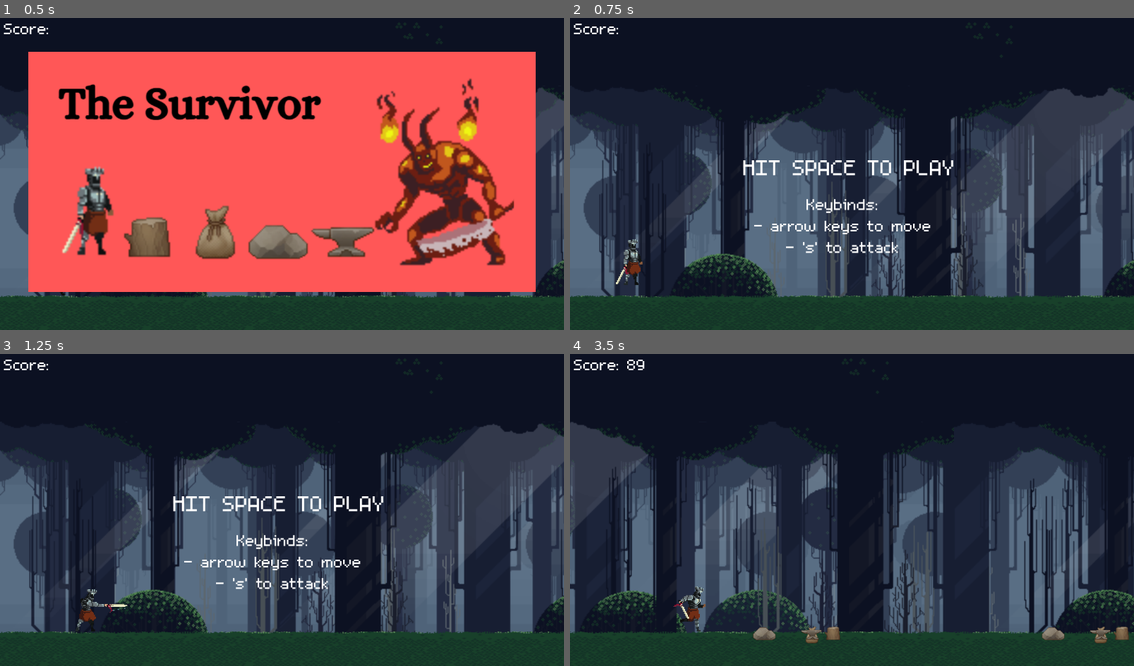
Above: before the commit, frames 1-4 (two rows, left to right).
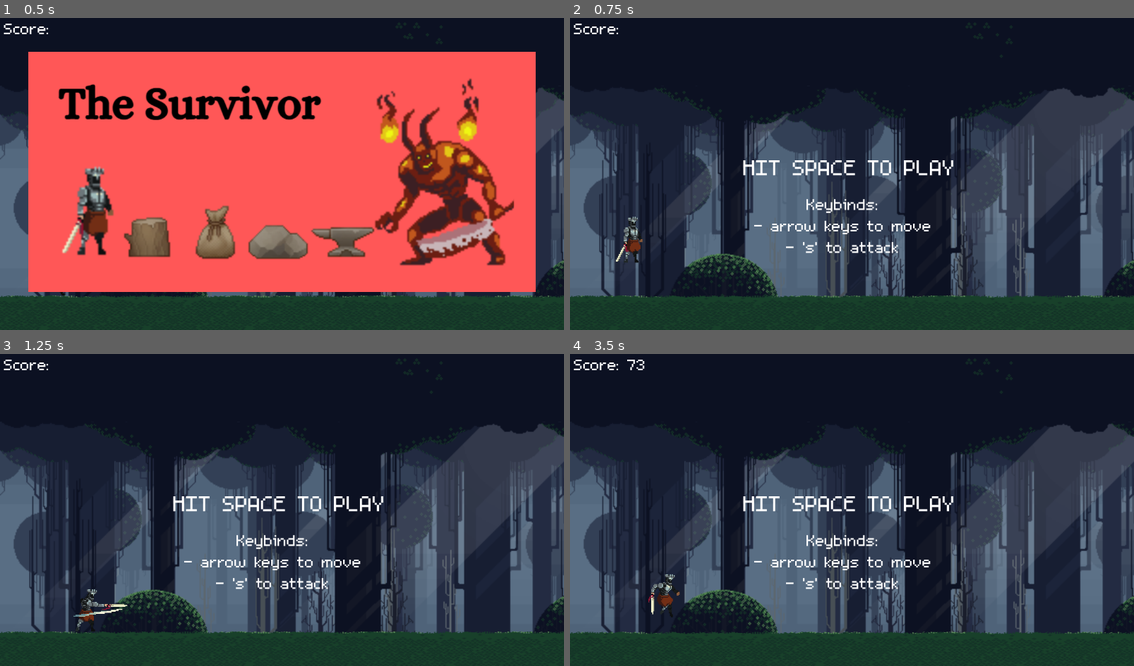
Above: after the commit, the same moments.

Repository: Takhar42/Final_GameSurvivor
Game: Godot game, scene res://Scenes/world.tscn
Two runs of this game, one before a commit and one after it. Both use one fixed random seed, a clock stepped at 60 frames per second and the inputs below.
Inputs:
- Up to frame 1 (0.5 s): no input
- Up to frame 2 (0.75 s): tap Enter (ui_accept) at 0.5 s; hold Right (ui_right) from 0.53 s (still down); hold S (sword) from 0.53 s (still down)
- Up to frame 3 (1.25 s): keep holding Right (ui_right); keep holding S (sword); tap Up (jump) at 0.77 s
- Up to frame 4 (3.5 s): tap Space at 1.25 s; release S (sword) at 1.28 s; tap S (sword) at 1.35, 2.85 s; tap Up (jump) at 1.52, 3.02 s; release Right (ui_right) at 2.03 s; hold Left (ui_left) 2.03-2.78 s; hold S (sword) 2.03-2.78 s; hold Right (ui_right) from 2.78 s (still down)

Frame 1 is identical in both runs. In frame 2, 0.5% of the frame differs, in the area x 8-13%, y 63-86%; in frame 3, less than 0.1%; in frame 4, 39%, in the area x 0-100%, y 1-93%.

Commit message:
fixed obstacles, collisions, and game speed

Diff:
--- /dev/null
+++ b/Scenes/anvil.tscn
@@ -0,0 +1,14 @@
+[gd_scene load_steps=2 format=3 uid="uid://pgyxpwms1adx"]
+
+[ext_resource type="Texture2D" uid="uid://dbfaheqr8rty7" path="res://assets/obstacles/Texture/anvil.png" id="1_0a4ya"]
+
+[node name="Anvil" type="Area2D"]
+
+[node name="Sprite2D" type="Sprite2D" parent="."]
+texture_filter = 1
+position = Vector2(96, -16)
+texture = ExtResource("1_0a4ya")
+
+[node name="CollisionPolygon2D" type="CollisionPolygon2D" parent="."]
+position = Vector2(96, -16)
+polygon = PackedVector2Array(-9, -10, -9, -9, -21, -9, -21, -8, -22, -8, -22, -7, -21, -7, -21, -6, -20, -6, -20, -5, -19, -5, -19, -4, -17, -4, -17, -3, -14, -3, -14, -2, -8, -2, -8, -1, -6, -1, -6, 0, -5, 0, -5, 2, -4, 2, -4, 4, -6, 4, -6, 5, -8, 5, -8, 6, -10, 6, -10, 7, -11, 7, -11, 10, 14, 10, 14, 7, 13, 7, 13, 6, 11, 6, 11, 5, 9, 5, 9, 4, 7, 4, 7, -1, 9, -1, 9, -2, 11, -2, 11, -3, 13, -3, 13, -4, 15, -4, 15, -5, 17, -5, 17, -6, 19, -6, 19, -7, 20, -7, 20, -9, 19, -9, 19, -10)
--- a/Scenes/player.tscn
+++ b/Scenes/player.tscn
@@ -419,13 +419,11 @@
 shape = SubResource("RectangleShape2D_yqw30")
 
 [node name="CollisionShape2D" type="CollisionShape2D" parent="."]
-visible = false
 position = Vector2(0, 16)
 scale = Vector2(2, 2)
 shape = SubResource("RectangleShape2D_ko6eh")
 
 [node name="SlideCollisionShape2D" type="CollisionShape2D" parent="."]
-visible = false
 position = Vector2(8, 47.875)
 scale = Vector2(2, 2)
 shape = SubResource("RectangleShape2D_lj6je")
--- /dev/null
+++ b/Scenes/rock.tscn
@@ -0,0 +1,15 @@
+[gd_scene load_steps=2 format=3 uid="uid://07laqknpqptl"]
+
+[ext_resource type="Texture2D" uid="uid://bmxji3s8cdrfc" path="res://assets/obstacles/Texture/rock.png" id="1_h1ibk"]
+
+[node name="Rock" type="Area2D"]
+
+[node name="Sprite2D" type="Sprite2D" parent="."]
+texture_filter = 1
+position = Vector2(0, -16)
+texture = ExtResource("1_h1ibk")
+
+[node name="CollisionPolygon2D" type="CollisionPolygon2D" parent="."]
+position = Vector2(0, -16)
+scale = Vector2(1.04167, 0.847458)
+polygon = PackedVector2Array(5.5, -17.5, -12.5, -17.5, -12.5, -16.3, -24, -4, -24, 0, -24, 8, -22.5, 11.4, -20, 12, -16, 12, 16, 12, 24, 8, 24, 4, 24, 0, 16.5, -10.4, 12, -12, 9.3, -12.5, 5.5, -16.3)
--- /dev/null
+++ b/Scenes/sack.tscn
@@ -0,0 +1,14 @@
+[gd_scene load_steps=2 format=3 uid="uid://bbg2hxqlastkt"]
+
+[ext_resource type="Texture2D" uid="uid://djve520pymkoj" path="res://assets/obstacles/Texture/sack.png" id="1_i04g2"]
+
+[node name="Sack" type="Area2D"]
+
+[node name="Sprite2D" type="Sprite2D" parent="."]
+texture_filter = 1
+position = Vector2(51, -24)
+texture = ExtResource("1_i04g2")
+
+[node name="CollisionPolygon2D" type="CollisionPolygon2D" parent="."]
+position = Vector2(51, -24)
+polygon = PackedVector2Array(4.5, -16.5, 4.5, -15.5, 3.5, -15.5, 3.5, -14.5, 1.5, -14.5, 1.5, -13.5, -3.5, -13.5, -3.5, -14.5, -6.5, -14.5, -6.5, -11.5, -5.5, -11.5, -5.5, -9.5, -4.5, -9.5, -4.5, -7.5, -5.5, -7.5, -5.5, -6.5, -4.5, -6.5, -4.5, -4.5, -5.5, -4.5, -5.5, -3.5, -6.5, -3.5, -6.5, -2.5, -7.5, -2.5, -7.5, -1.5, -8.5, -1.5, -8.5, 0.5, -9.5, 0.5, -9.5, 2.5, -10.5, 2.5, -10.5, 5.5, -11.5, 5.5, -11.5, 9.5, -12.5, 9.5, -12.5, 14.5, -11.5, 14.5, -11.5, 15.5, -10.5, 15.5, -10.5, 16.5, -8.5, 16.5, -8.5, 17.5, 8.5, 17.5, 8.5, 16.5, 10.5, 16.5, 10.5, 15.5, 11.5, 15.5, 11.5, 14.5, 12.5, 14.5, 12.5, 6.5, 11.5, 6.5, 11.5, 2.5, 10.5, 2.5, 10.5, 0.5, 9.5, 0.5, 9.5, -1.5, 8.5, -1.5, 8.5, -3.5, 7.5, -3.5, 7.5, -4.5, 6.5, -4.5, 6.5, -5.5, 5.5, -5.5, 5.5, -6.5, 6.5, -6.5, 6.5, -8.5, 5.5, -8.5, 5.5, -9.5, 6.5, -9.5, 6.5, -11.5, 7.5, -11.5, 7.5, -13.5, 8.5, -13.5, 8.5, -16.5)
--- /dev/null
+++ b/Scenes/tree.tscn
@@ -0,0 +1,14 @@
+[gd_scene load_steps=2 format=3 uid="uid://dk57s6t0ctgs7"]
+
+[ext_resource type="Texture2D" uid="uid://pmkpcqoldjy7" path="res://assets/obstacles/Texture/tree_stump.png" id="1_2wyy8"]
+
+[node name="tree" type="Area2D"]
+
+[node name="Sprite2D" type="Sprite2D" parent="."]
+texture_filter = 1
+position = Vector2(138, -20)
+texture = ExtResource("1_2wyy8")
+
+[node name="CollisionPolygon2D" type="CollisionPolygon2D" parent="."]
+position = Vector2(139, -19)
+polygon = PackedVector2Array(-1.5, -13.5, -1.5, -12.5, -8.5, -12.5, -8.5, -11.5, -10.5, -11.5, -10.5, -10.5, -11.5, -10.5, -11.5, -1.5, -13.5, -1.5, -13.5, -2.5, -16.5, -2.5, -16.5, 0.5, -15.5, 0.5, -15.5, 1.5, -14.5, 1.5, -14.5, 2.5, -13.5, 2.5, -13.5, 4.5, -12.5, 4.5, -12.5, 8.5, -13.5, 8.5, -13.5, 13.5, 14.5, 13.5, 14.5, 3.5, 13.5, 3.5, 13.5, -4.5, 12.5, -4.5, 12.5, -11.5, 11.5, -11.5, 11.5, -12.5, 9.5, -12.5, 9.5, -13.5)
--- a/Scripts/player.gd
+++ b/Scripts/player.gd
@@ -1,7 +1,7 @@
 extends CharacterBody2D
 
 @export var MOVE_SPEED: float = 100.0
-@export var JUMP_VELOCITY: float = -300.0
+@export var JUMP_VELOCITY: float = -500.0
 @export var HEALTH: float = 100
 
 @onready var sword = $sword
--- a/Scripts/world.gd
+++ b/Scripts/world.gd
@@ -2,9 +2,14 @@
 extends Node
 
 @export var boss_scene = preload("res://Scenes/boss.tscn")
+var tree_scene = preload("res://scenes/tree.tscn")
+var rock_scene = preload("res://scenes/rock.tscn")
+var sack_scene = preload("res://scenes/sack.tscn")
+var anvil_scene = preload("res://scenes/anvil.tscn")
 
-const DINO_START_POS := Vector2i(150, 485)
+const PLAYER_START_POS := Vector2i(150, 485)
 const CAM_START_POS := Vector2i(576, 324)
+const GND_START_POS := Vector2i(0, 585)
 const START_SPEED : float = 10
 const MAX_SPEED : int = 100
 enum CutsceneType { INTRO, BOSS }  # Add enum for cutscene types
@@ -14,7 +19,6 @@
 @onready var camera = $Camera2D
 @onready var boss = $Boss
 @onready var displays = $Displays
-@onready var obstacles = $Obstacles
 @onready var cutscene = $Cutscene
 
 var score : int
@@ -23,32 +27,16 @@
 var speed : float
 var screen_size : Vector2i
 var game_live : bool
-var obstacle_types := []
-var obstacles_arr : Array = []
+var obstacle_types := [tree_scene, rock_scene, sack_scene, anvil_scene]
+var obstacles : Array
 var last_obs  # To track the last spawned obstacle
 var boss_spawned = false
 var intro_cutscene_shown = false
 
 func _ready():
+
 	screen_size = get_window().size
-
-	# Set up collision layers
-	player.collision_layer = 0b001  # Player on layer 1
-	player.collision_mask = 0b110   # Collide with layers 2 and 3 (ground and obstacles)
-
-	ground.collision_layer = 0b010     # Ground on layer 2
-	ground.collision_mask = 0b001      # Only collide with player
-
-	# Get individual obstacle templates
-	for sprite in obstacles.get_children():
-		if sprite is Sprite2D:
-			var template = obstacles.duplicate()  # Duplicate the Area2D
-			# Remove all sprites except the current one
-			for child in template.get_children():
-				if child is Sprite2D and child.name != sprite.name:
-					child.queue_free()
-			obstacle_types.append(template)
-			print("Added obstacle template: ", sprite.name)
+	ground_height = $Ground.get_node("Sprite2D").texture.get_height()
 
 	# Setup cutscene
 	cutscene.connect("cutscene_finished", _on_cutscene_finished)
@@ -63,7 +51,11 @@
 func init_game():
 	score = 0
 	game_live = false
-	clear_all()
+	get_tree().paused = false
+
+	$Player.position = PLAYER_START_POS
+	$Camera2D.position = CAM_START_POS
+	$Ground.position = GND_START_POS
 	displays.get_node("Start").show()
 
 func _process(delta):
@@ -83,11 +75,9 @@
 		show_score()
 
 		generate_obs()
-		cleanup_obstacles()
 
-		if score/15 == 200:
+		if score/15 == 500:
 			game_live = false
-			clear_all()
 			cutscene.show_cutscene(4.0, CutsceneType.BOSS)  # Modified to include type
 
 		if camera.position.x - ground.position.x > screen_size.x * 1.5:
@@ -95,7 +85,7 @@
 
 func _on_cutscene_finished():
 	intro_cutscene_shown = true
-	if score/15 == 200:
+	if score/15 == 500:
 		# Boss setup after cutscene
 		boss.position.x = camera.position.x + 300
 		boss.position.y = camera.position.y + 60
@@ -107,60 +97,42 @@
 		displays.get_node("Start").show()
 
 func generate_obs():
-	var max_obstacles = randi() % 4 + 1
-	if obstacles_arr.size() >= max_obstacles:
-		return
-
-	if obstacles_arr.is_empty() or (last_obs != null and last_obs.position.x < camera.position.x + randi_range(400, 600)):
-		var obs = obstacle_types[0].duplicate()
-		var obs_y : int = 600
-		var obs_x : int = camera.position.x + screen_size.x
-
-		last_obs = obs
-		add_obs(obs, obs_x, obs_y)
+	# Only spawn if we have no obstacles or last one is far enough
+	if obstacles.is_empty() or last_obs.position.x < score + randi_range(300, 500):
+		var obs_type = obstacle_types[randi() % obstacle_types.size()]
+		var obs
+		var max_obs = 3
+		for i in range(randi() % max_obs + 1):
+			obs = obs_type.instantiate()
+			var obs_height = obs.get_node("Sprite2D").texture.get_height()
+			var obs_scale = obs.get_node("Sprite2D").scale
+			var obs_x : int = screen_size.x + score + 100 + (i * 50)
+			last_obs = obs
+			add_obs(obs, obs_x, 585)
 
 func add_obs(obs, x, y):
-	obs.position = Vector2i(x, y)
-	obs.collision_layer = 0b100
-	obs.collision_mask = 0b001
+	obs.position = Vector2i(x,y)
+	obs.body_entered.connect(hit_obs)
+	add_child(obs)
+	obstacles.append(obs)
 
-	if obs.has_signal("area_entered"):
-		print("Connecting area collision signal")
-		obs.area_entered.connect(_on_obstacle_collision)
-	if obs.has_signal("body_entered"):
-		print("Connecting body collision signal")
-		obs.body_entered.connect(_on_obstacle_collision)
+func hit_obs(body):
+	if body.name == "Player":
+		game_over()
 
-	add_child(obs)
-	obstacles_arr.append(obs)
-
-func _on_obstacle_collision(area):
-	print("Collision detected!")
-	print("Collided with: ", area.name)
-	print("Player position: ", player.position)
-	game_over()
-
-func cleanup_obstacles():
-	for obs in obstacles_arr:
-		if obs.position.x < (camera.position.x - screen_size.x):
-			remove_obs(obs)
-
-func clear_all():
-	for obs in obstacles_arr:
-		obs.queue_free()
-	obstacles_arr.clear()
 
 func remove_obs(obs):
-	if obs.has_signal("area_entered"):
-		if obs.area_entered.is_connected(_on_obstacle_collision):
-			obs.area_entered.disconnect(_on_obstacle_collision)
 	obs.queue_free()
-	obstacles_arr.erase(obs)
+	obstacles.erase(obs)
+
 
 func game_over():
 	print("Game Over!")
+	get_tree().paused = true
 	game_live = false
 	init_game()
 
 func show_score():
 	displays.get_node("Score").text = "Score: " + str(score/15)
+#func show_high_score():
+	#displays.get_node("High Score").text = "High Score: " + str(score/15)
